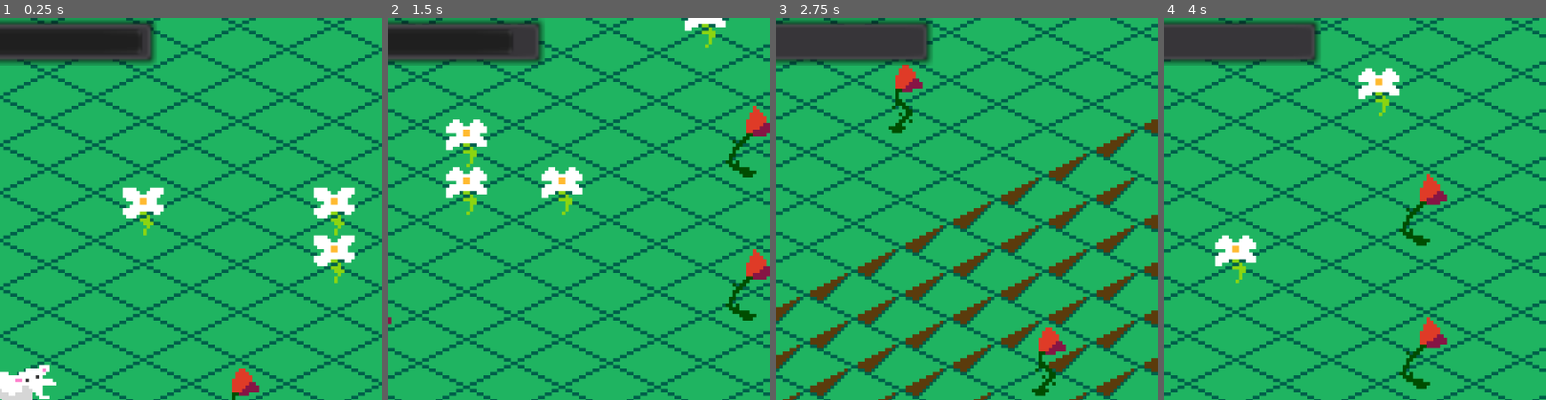
Above: before the commit, frames 1-4 (left to right).
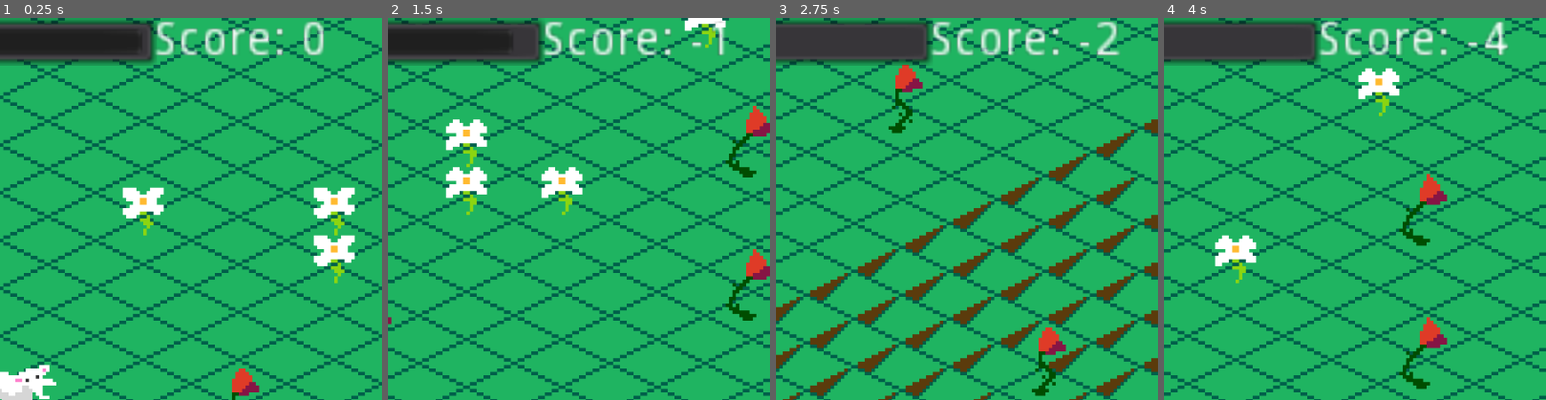
Above: after the commit, the same moments.

Repository: JuggleRob/LD46
Game: Godot game, scene res://src/Game/Game.tscn
Two runs of this game, one before a commit and one after it. Both use one fixed random seed, a clock stepped at 60 frames per second and the inputs below.
Inputs:
- Up to frame 1 (0.25 s): no input
- Up to frame 2 (1.5 s): hold Right (ui_right) 0.53-1.28 s; hold Down (ui_down) from 1.28 s (still down)
- Up to frame 3 (2.75 s): release Down (ui_down) at 2.03 s; hold Right (ui_right) from 2.03 s (still down)
- Up to frame 4 (4 s): release Right (ui_right) at 2.78 s; hold Up (ui_up) 2.78-3.53 s; hold Left (ui_left) from 3.53 s (still down)
The pictures show only the part of the screen within x 50-100%, y 0-50%; the shares and areas given below are measured in that part.

The runs differ from the first frame. In frame 1, 1.6% of the frame differs, in the area x 40-85%, y 0-10%; in frame 2, 1.4%; in frame 3, 1.6%; in frame 4, 1.6%, in the area x 40-91%, y 0-10%.

Commit message:
Added score

Diff:
--- a/src/Actors/Sheep.gd
+++ b/src/Actors/Sheep.gd
@@ -53,6 +53,11 @@
 					set_destination(next_path_node.coords)
 				else:
 					set_destination(null)
+	print(round_diam_coords[1])
+	if self.round_diam_coords[1] < Globals.score :
+		Globals.set_score(round_diam_coords[1])
+		get_node("/root/Game/UI/Score").text = "Score: %s" % Globals.score
+		print("SCORE-------: " + str(Globals.score))
 
 func eat_at_coords(coords):
 	var obj_array = $"/root/Game/Map".objects.get(coords)
--- a/src/Game/Game.tscn
+++ b/src/Game/Game.tscn
@@ -6,6 +6,11 @@
 [ext_resource path="res://src/Map.gd" type="Script" id=4]
 [ext_resource path="res://src/Game/Stomach.gd" type="Script" id=5]
 [ext_resource path="res://src/Actors/Sheep.tscn" type="PackedScene" id=6]
+
+[sub_resource type="GDScript" id=1]
+script/source = "extends Label
+
+"
 
 [node name="Game" type="Control"]
 script = ExtResource( 2 )
@@ -36,3 +41,15 @@
 __meta__ = {
 "_edit_use_anchors_": false
 }
+
+[node name="Score" type="Label" parent="UI"]
+anchor_left = 1.0
+anchor_right = 1.0
+margin_left = -67.3684
+margin_right = -5.36841
+margin_bottom = 14.0
+text = "Score: 0"
+script = SubResource( 1 )
+__meta__ = {
+"_edit_use_anchors_": false
+}
--- a/src/Globals.gd
+++ b/src/Globals.gd
@@ -1,5 +1,6 @@
 extends Node
 
+signal score_updated
 var screen_size = Vector2(ProjectSettings.get("display/window/size/width"), ProjectSettings.get("display/window/size/height"))
 var stretch_size = Vector2(4 * screen_size)
 var tile_size = Vector2(28, 21)
@@ -7,6 +8,12 @@
 var rows_and_cols = Vector2()
 var patch_size
 var game_over = false
+var score: = 0
+
+func set_score(value: int) -> void:
+	score = value
+	emit_signal("score_updated")
+	return
 
 func rect_to_diam(v):
 	return Vector2(v.x + v.y, v.y - v.x)
Not shown: 1 places in src/Game/Game.tscn that only renumber resources
